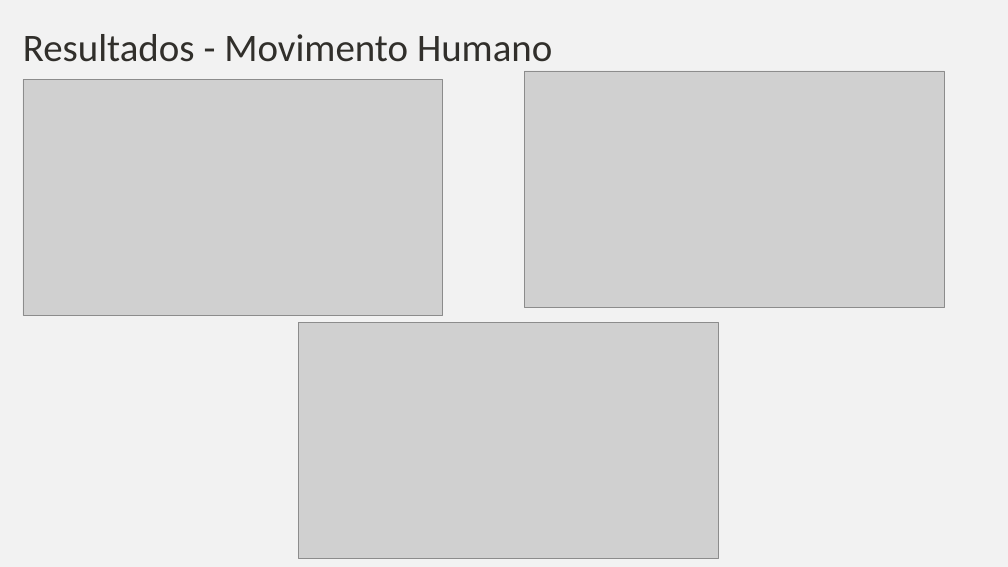
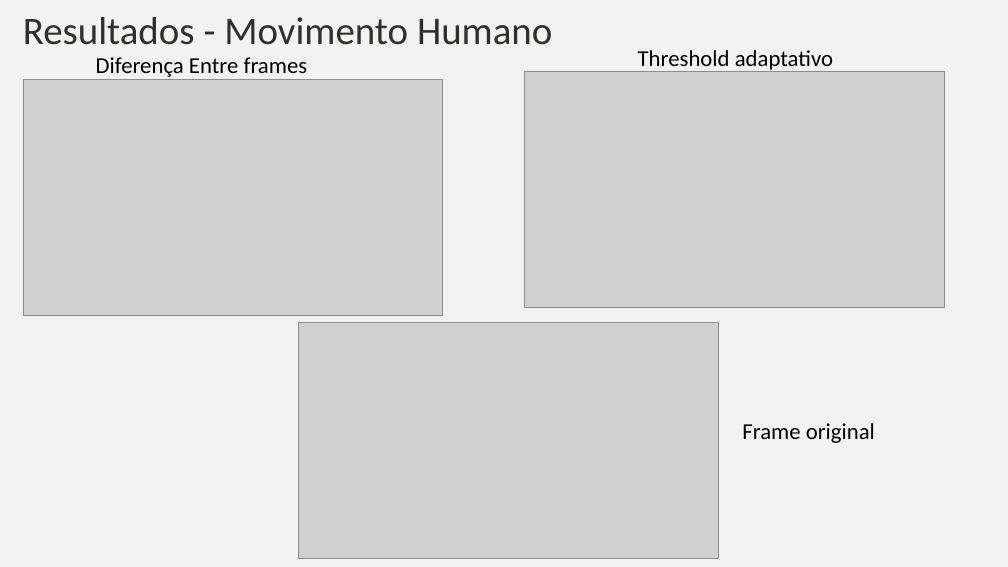
Before and after one commit to SOLDATO2/ProjetoAula5, a slide deck: slide 7 of Apresentacao.pptx. Drawn at 1008x567 pixels with LibreOffice and Linux fonts; fonts in the diff are those of the drawing; grey boxes stand for pictures; background and template pictures are left out. Boxes give left, top, right and bottom in pixels: in the first picture for what was removed or moved away, otherwise in the second. Text is boxed around its words. In the diff, an @@ line names an element or a change of style, - is before the commit and + after.

```diff
--- a/Apresentacao.pptx
+++ b/Apresentacao.pptx
@@ text "Resultados - Movimento Humano" rewrapped from (23, 34, 552, 72) to (23, 17, 552, 45) @@
@@ text added at (96, 57, 308, 80), 26 pt, text #000000 @@
+Diferença Entre frames
@@ text added at (638, 50, 833, 72), 26 pt, text #000000 @@
+Threshold adaptativo
@@ text added at (742, 423, 875, 443), 26 pt, text #000000 @@
+Frame original
```
Also in this commit, not shown: 3 other slides changed, 2 slides added, 2 slides removed.
